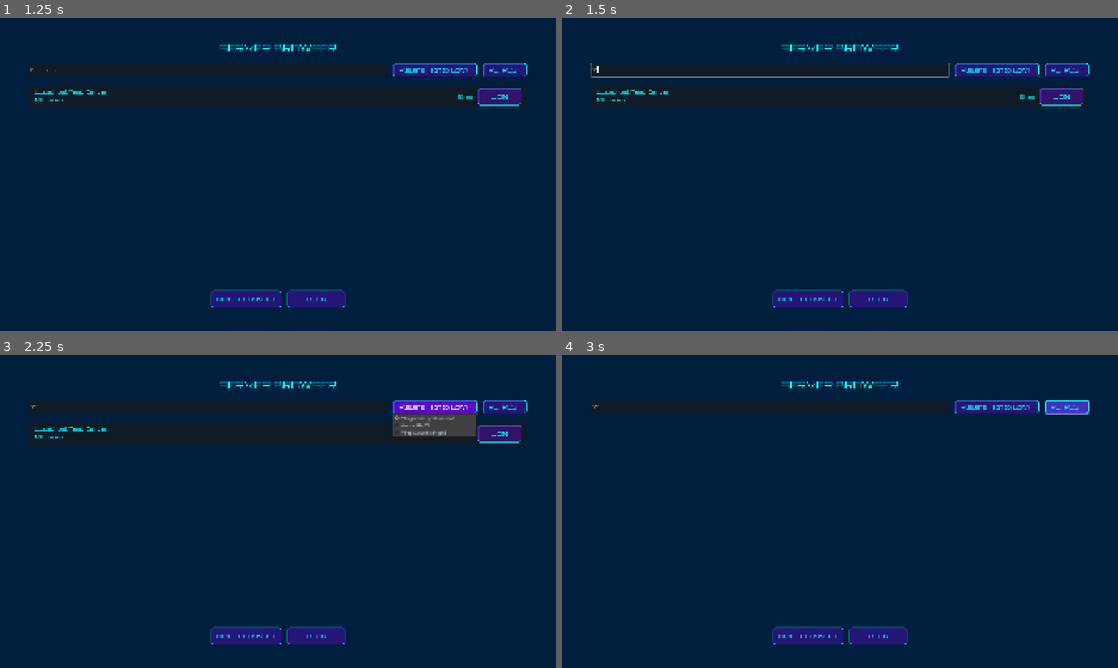
Above: before the commit, frames 1-4 (two rows, left to right).
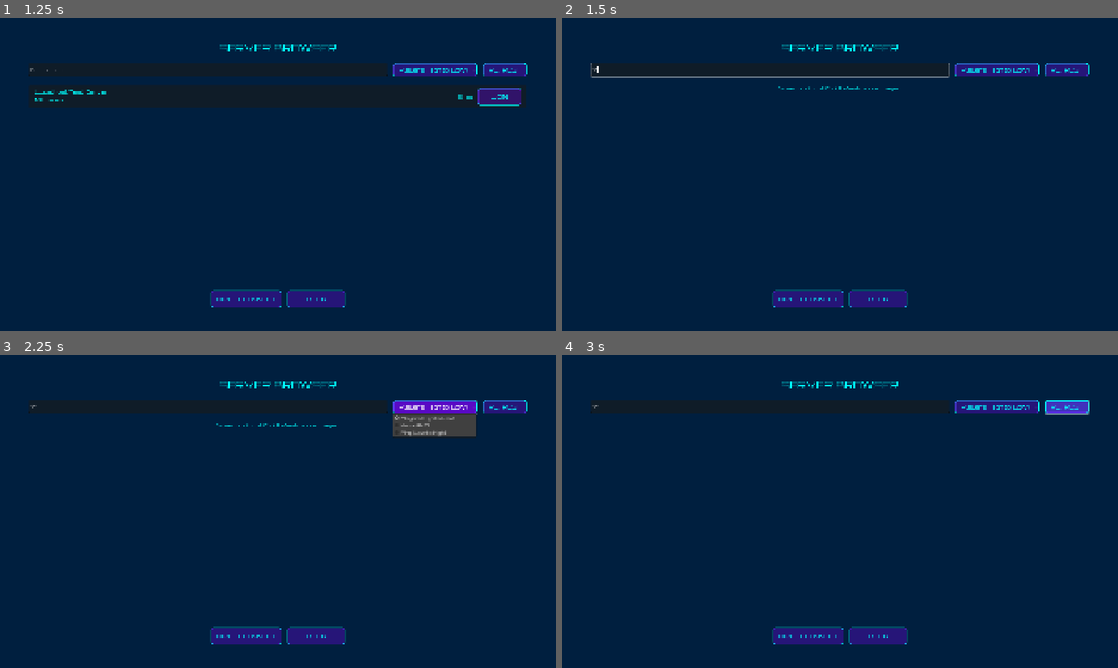
Above: after the commit, the same moments.

Repository: Fallrod2/Fractured-Reality
Game: Godot game, scene res://scenes/ui/main_menu.tscn
The game is run twice, just before and just after one commit, with the same random seed, the same clock (stepped at 60 frames per second) and the same inputs.
Inputs (mouse positions are in pixels of both pictures, inside the frame that each line leads up to):
- Up to frame 1 (1.25 s): click "Join Game" at 0.5 s
- Up to frame 2 (1.5 s): click (767, 71) at 1.27 s; type "12" at 1.35 s
- Up to frame 3 (2.25 s): click "Players (High to Low)" at 2 s
- Up to frame 4 (3 s): click "REFRESH" at 2.75 s

Frame 1 is identical in both runs. In frame 2, 0.7% of the frame differs, in the area x 6-94%, y 21-29%; in frame 3, 0.7%; in frame 4, nothing differs.

Commit message:
[Feature] Add dynamic server list with auto-refresh and optimized ping updates
Implemented dynamic server list updates and optimized refresh rates.

**Server Browser Improvements:**

1. **Fixed Server List Duplication (Critical Bug Fix)**
   - _display_servers() now clears existing entries before adding new ones
   - Prevents duplicate entries when filtering or sorting
   - scripts/ui/server_browser.gd:94-96 - Clear children before display

2. **Auto-Refresh Every 5 Seconds**
   - Added _process() with timer for automatic server discovery
   - REFRESH_INTERVAL constant set to 5.0 seconds
   - Keeps server list up-to-date without manual refresh
   - scripts/ui/server_browser.gd:28-29, 50-55 - Auto-refresh implementation

3. **Optimized Ping Update Rate**
   - Changed ping updates from every frame to once per second
   - Added PING_UPDATE_INTERVAL constant (1.0 second)
   - Reduces unnecessary calculations and improves performance
   - FPS counter still updates every frame for accuracy
   - scripts/ui/debug_overlay.gd:12-13, 33-37 - Ping timer implementation

**Technical Details:**
- Server browser refresh_timer accumulates delta, resets at 5s
- Debug overlay ping_timer accumulates delta, updates at 1s
- Both use const intervals for easy configuration
- queue_free() ensures old entries are properly removed

**Benefits:**
- ✅ No more duplicate server entries on filter/sort
- ✅ Server list automatically stays current
- ✅ Reduced CPU usage for ping display
- ✅ Better UX with automatic updates

🤖 Generated with [Claude Code](https://claude.com/claude-code)

Co-Authored-By: Claude <noreply@anthropic.com>

Diff:
--- a/scripts/ui/debug_overlay.gd
+++ b/scripts/ui/debug_overlay.gd
@@ -7,6 +7,10 @@
 
 var show_fps := false
 var show_ping := false
+
+# Ping update timer
+var ping_timer := 0.0
+const PING_UPDATE_INTERVAL := 1.0  # 1 second
 
 
 func _ready() -> void:
@@ -20,12 +24,17 @@
 	_update_visibility()
 
 
-func _process(_delta: float) -> void:
+func _process(delta: float) -> void:
+	# Update FPS every frame
 	if show_fps and fps_label:
 		fps_label.text = "FPS: %d" % Engine.get_frames_per_second()
 
+	# Update ping once per second
 	if show_ping and ping_label:
-		_update_ping()
+		ping_timer += delta
+		if ping_timer >= PING_UPDATE_INTERVAL:
+			ping_timer = 0.0
+			_update_ping()
 
 
 func _update_ping() -> void:
--- a/scripts/ui/server_browser.gd
+++ b/scripts/ui/server_browser.gd
@@ -24,6 +24,10 @@
 }
 var current_sort := SortMode.PLAYERS
 
+# Auto-refresh
+var refresh_timer := 0.0
+const REFRESH_INTERVAL := 5.0  # 5 seconds
+
 
 func _ready() -> void:
 	# Connect signals
@@ -41,6 +45,14 @@
 
 	# Initial refresh
 	_refresh_servers()
+
+
+func _process(delta: float) -> void:
+	# Auto-refresh server list every 5 seconds
+	refresh_timer += delta
+	if refresh_timer >= REFRESH_INTERVAL:
+		refresh_timer = 0.0
+		_refresh_servers()
 
 
 func _refresh_servers() -> void:
@@ -91,6 +103,10 @@
 
 func _display_servers() -> void:
 	"""Display servers in the list."""
+	# Clear existing entries first
+	for child in server_list.get_children():
+		child.queue_free()
+
 	var filter_text: String = filter_input.text.to_lower()
 
 	for server_data in servers:
